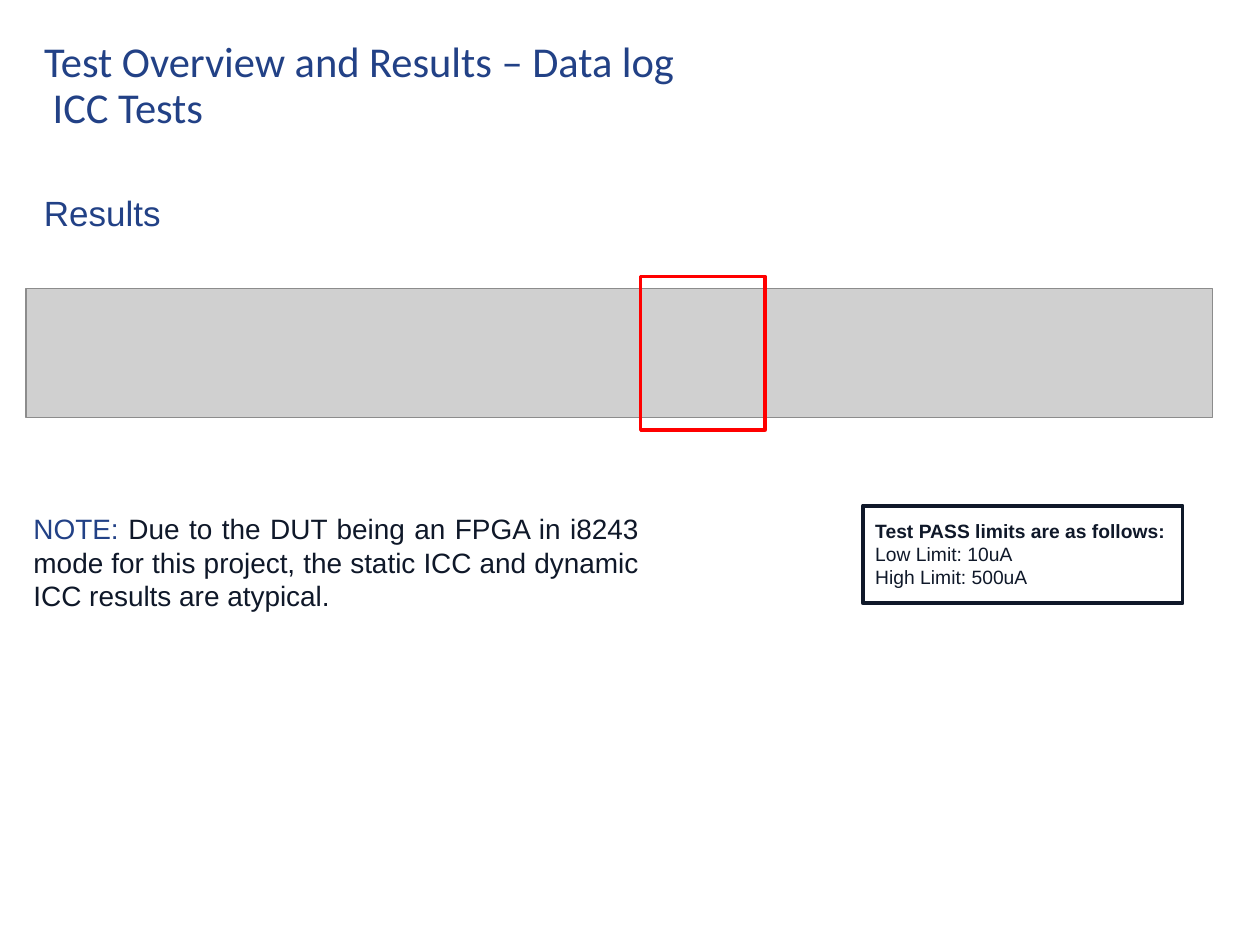
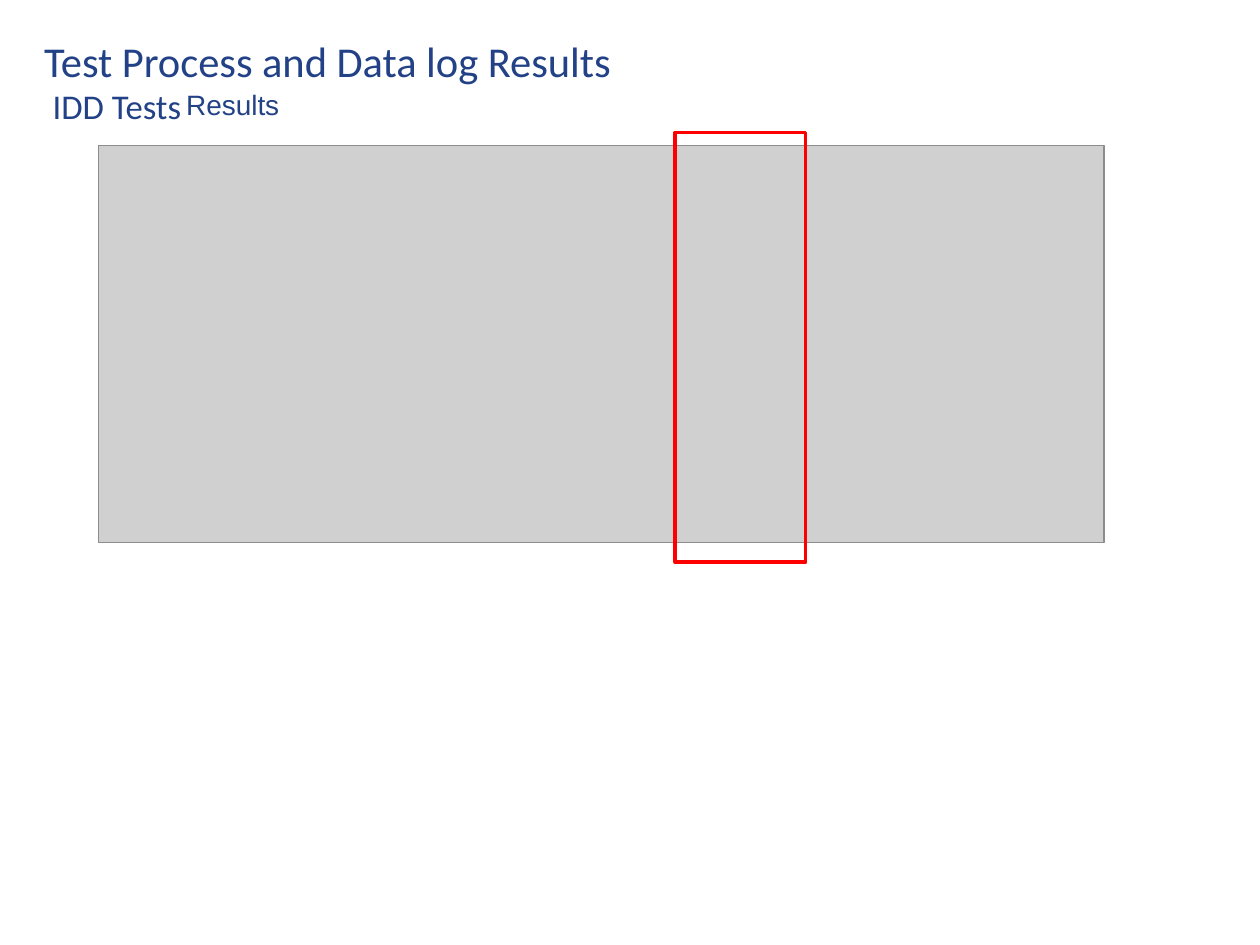
Before and after one commit to rahmanantara/Project-2, a slide deck: slide 16 of Rahman_project2_Presentation_v1.pptx (slide 14 before the commit). Drawn at 1260x945 pixels with LibreOffice and Linux fonts; fonts in the diff are those of the drawing; grey boxes stand for pictures; background and template pictures are left out. Boxes give left, top, right and bottom in pixels: in the first picture for what was removed or moved away, otherwise in the second. Text is boxed around its words. In the diff, an @@ line names an element or a change of style, - is before the commit and + after.

```diff
--- a/Rahman_project2_Presentation_v1.pptx
+++ b/Rahman_project2_Presentation_v1.pptx
@@ title at (44,47,611,120): text changed @@
-Test Overview and Results – Data log
-ICC Tests
+Test Process and Data log Results
+IDD Tests
@@ text "Results": place and size @@
-text "Results" at (44,200,161,227)
+text "Results" at (186,94,279,116)
@@ text "Results" at (186,94,279,116): size 20 to 16 pt @@
@@ picture: place and size @@
-picture at (26,289,1213,418)
+picture at (98,146,1104,543)
@@ rectangle: place and size @@
-rectangle at (641,276,766,430)
+rectangle at (675,132,806,562)
@@ rectangle removed at (863,505,1183,602) @@
@@ text removed at (33,518,638,612) @@
-NOTE: Due to the DUT being an FPGA in i8243 mode for this project, the static ICC and dynamic ICC results are atypical.
@@ text removed at (875,524,1165,588) @@
-Test PASS limits are as follows:
-Low Limit: 10uA
-High Limit: 500uA
```
Also in this commit, not shown: 11 other slides changed, 13 slides added, 17 slides removed, 8 other files.
